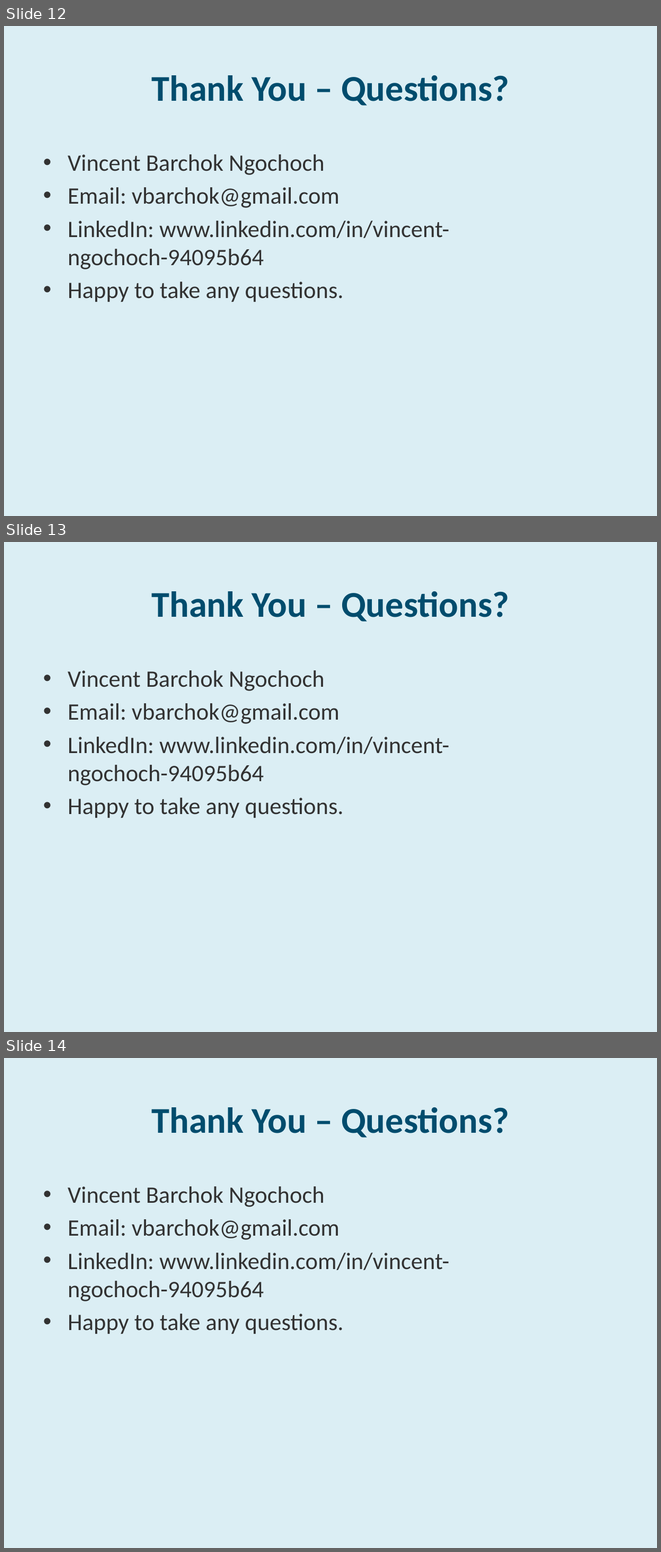
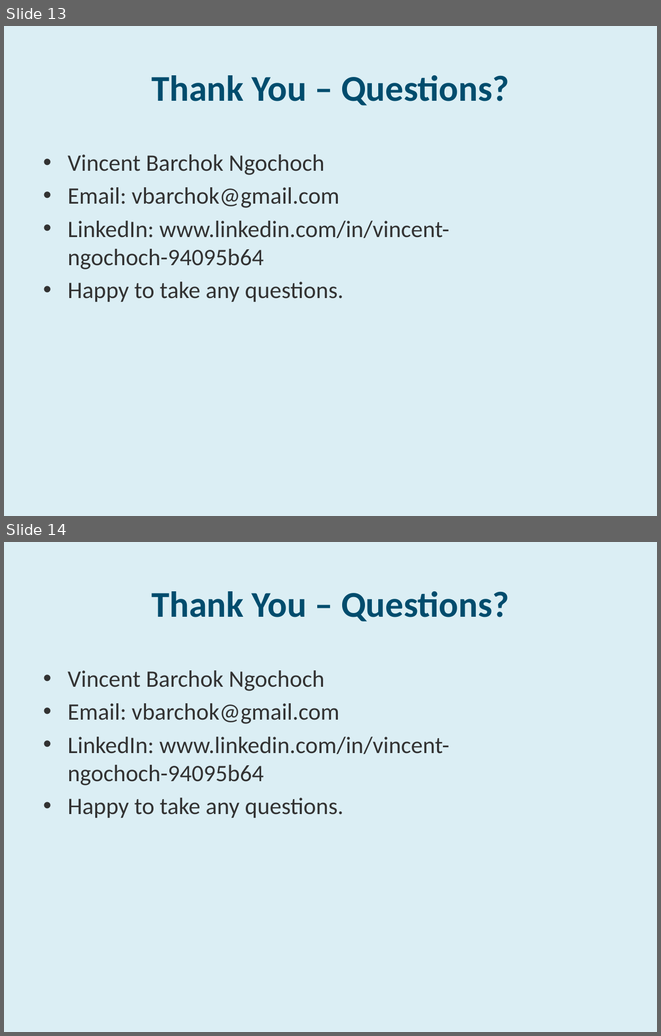
Before and after one commit to Vincent1237/Loan-Default-Prediction-ML, a slide deck: Final_Presentation.pptx. Shown one above the other, each under a label of ours: slides 12, 13 and 14 before the commit, slides 13 and 14 after it. The pictures are 661x1552 and 661x1036 pixels, drawn with LibreOffice and Linux fonts; fonts in the diff are those of the drawing. Boxes give left, top, right and bottom in pixels: in the first picture for what was removed or moved away, otherwise in the second. Text is boxed around its words. In the diff, an @@ line names an element or a change of style, - is before the commit and + after.

```diff
--- a/Final_Presentation.pptx
+++ b/Final_Presentation.pptx
@@ slide 13 removed at <box>4,542,657,1032</box>, background #DBEEF4 @@
@@ title removed at <box>152,591,509,622</box> @@
-Thank You – Questions?
@@ text removed at <box>68,670,449,818</box> @@
-• Vincent Barchok Ngochoch
-• Email: vbarchok@gmail.com
-• LinkedIn: www.linkedin.com/in/vincent-ngochoch-94095b64
-• Happy to take any questions.
@@ what was slide 12 is now slide 13 @@
```
Also in this commit, not shown: 1 slide added.
